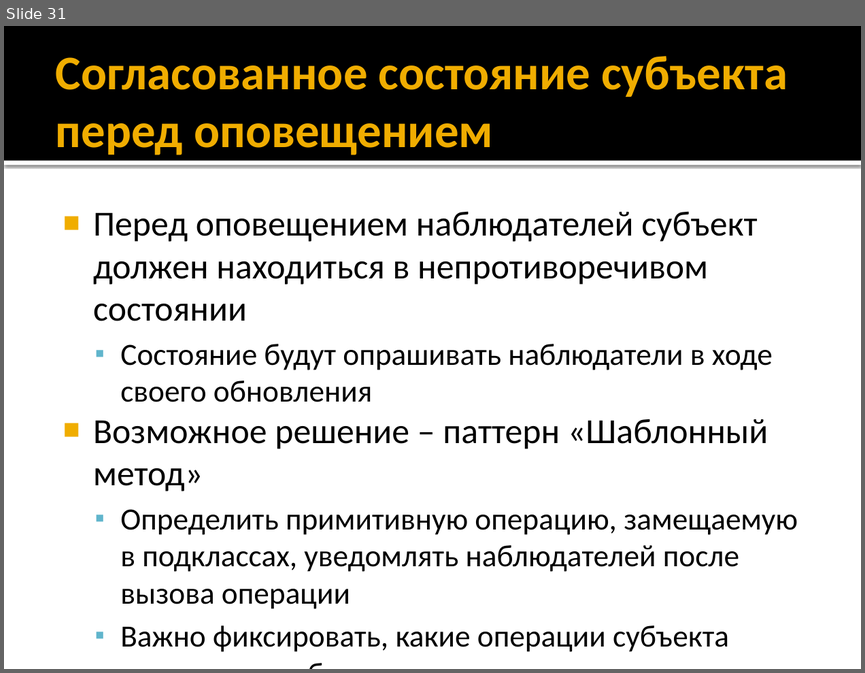
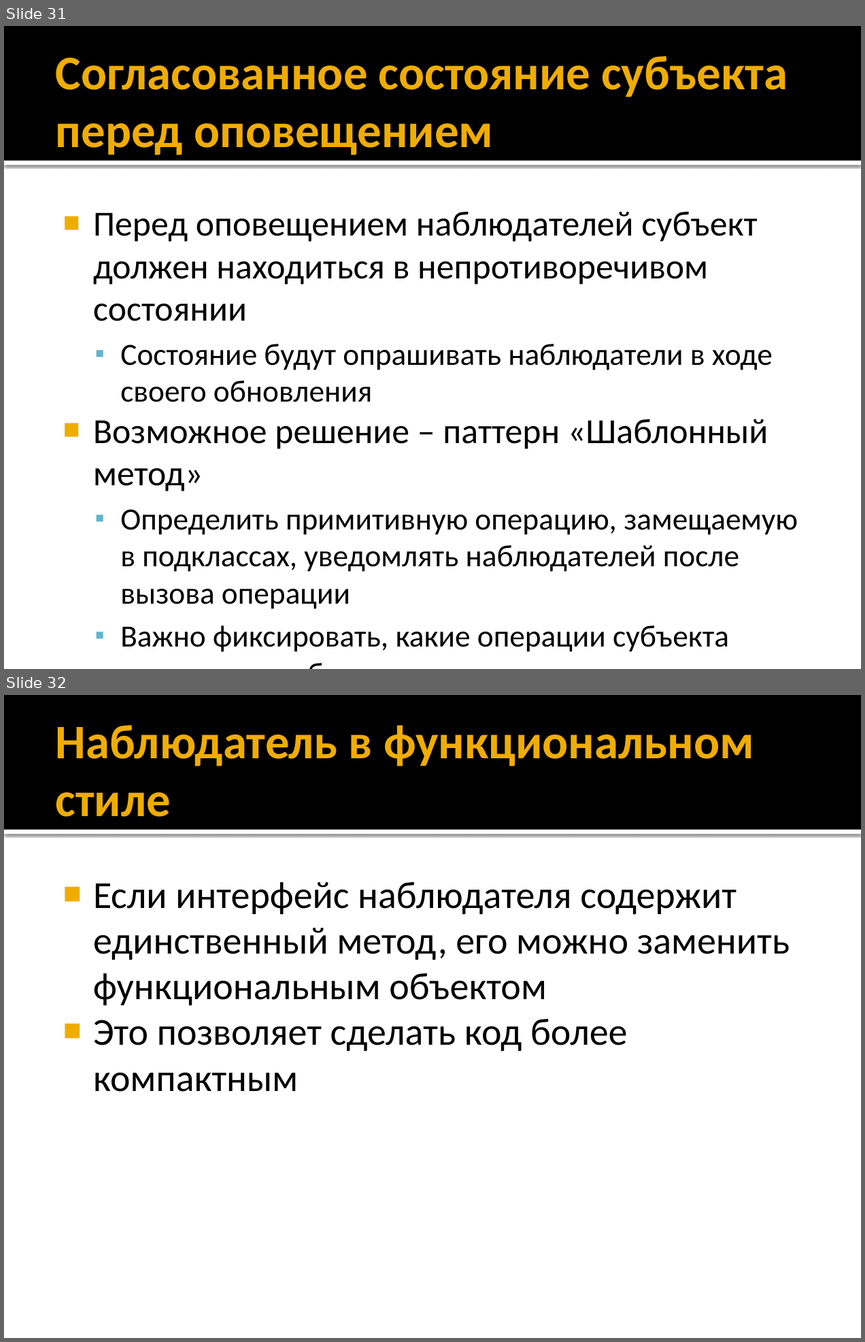
Before and after one commit to iv-sergius/ood, a slide deck: lectures/02.observer/observer.pptx. Shown one above the other, each under a label of ours: slide 31 before the commit, slides 31 and 32 after it. The pictures are 865x673 and 865x1342 pixels, drawn with LibreOffice and Linux fonts; fonts in the diff are those of the drawing. Boxes give left, top, right and bottom in pixels: in the first picture for what was removed or moved away, otherwise in the second. Text is boxed around its words. In the diff, an @@ line names an element or a change of style, - is before the commit and + after.

Commit message:
Обновлена лекция и пример по паттерну "Наблюдатель"

```diff
--- a/lectures/02.observer/observer.pptx
+++ b/lectures/02.observer/observer.pptx
@@ slide 32 added at <box>4,695,861,1338</box>, background #FFFFFF; not listed: 2 template elements that a slide beside it also shows @@
@@ title added at <box>56,725,754,817</box>, 40.5 pt, text #F0AD00, bold @@
+Наблюдатель в функциональном стиле
@@ text added at <box>93,882,789,1091</box>, 32 pt, text #000000 @@
+■ Если интерфейс наблюдателя содержит единственный метод, его можно заменить функциональным объектом
+■ Это позволяет сделать код более компактным
```
Also in this commit, not shown: 8 slides changed, 4 other slides added, 4 other files.
